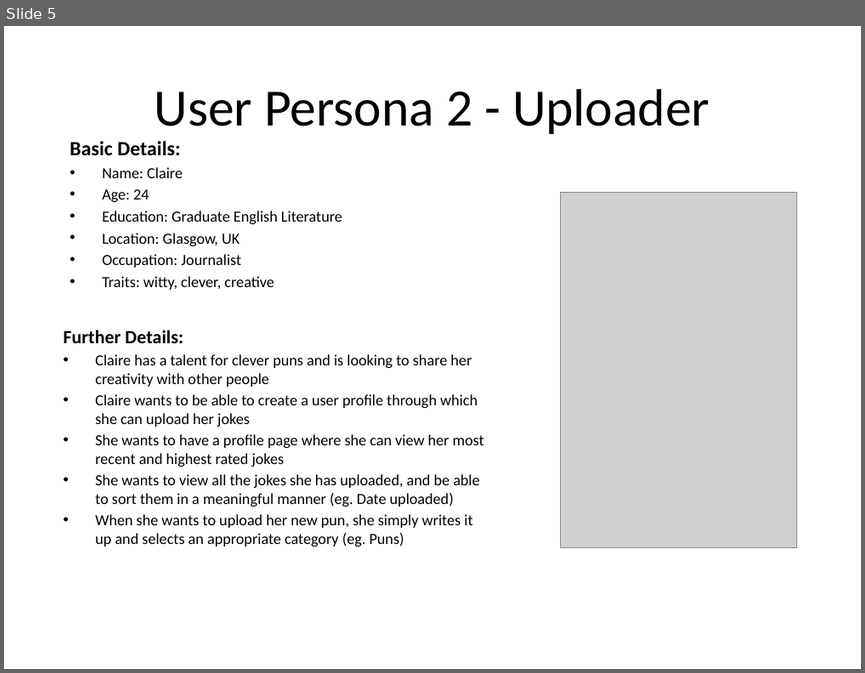
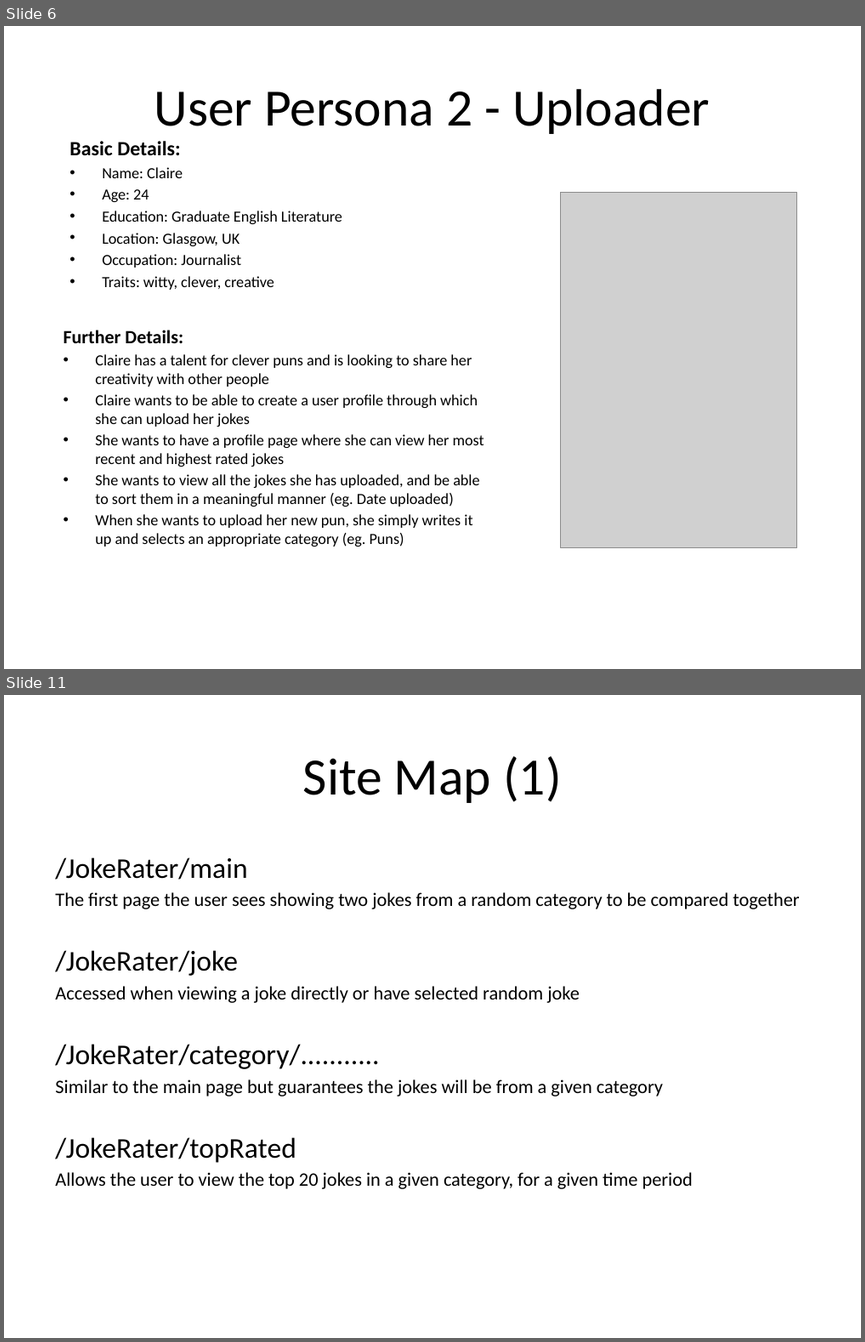
Before and after one commit to JokeRater/JokeRaterRepo, a slide deck: JokeRater.pptx. Shown one above the other, each under a label of ours: slide 5 before the commit, slides 6 and 11 after it; the slides between them are not shown. The pictures are 865x673 and 865x1342 pixels, drawn with LibreOffice and Linux fonts; fonts in the diff are those of the drawing; grey boxes stand for pictures; background and template pictures are left out. Boxes give left, top, right and bottom in pixels: in the first picture for what was removed or moved away, otherwise in the second. Text is boxed around its words. In the diff, an @@ line names an element or a change of style, - is before the commit and + after.

Commit message:
Completed site map and updated powerpoint

```diff
--- a/JokeRater.pptx
+++ b/JokeRater.pptx
@@ slide 11 added at bbox=[4, 695, 861, 1338], background picture (left out) @@
@@ title added at bbox=[303, 756, 561, 803], 44 pt, text #000000 @@
+Site Map (1)
@@ text added at bbox=[55, 857, 799, 1189], 16 pt, text #000000 @@
+/JokeRater/main
+The first page the user sees showing two jokes from a random category to be compared together
+/JokeRater/joke
+Accessed when viewing a joke directly or have selected random joke
+/JokeRater/category/...........
+Similar to the main page but guarantees the jokes will be from a given category
+/JokeRater/topRated
+Allows the user to view the top 20 jokes in a given category, for a given time period
@@ what was slide 5 is now slide 6 @@
```
Also in this commit, not shown: 7 other slides added, 1 slide removed.
